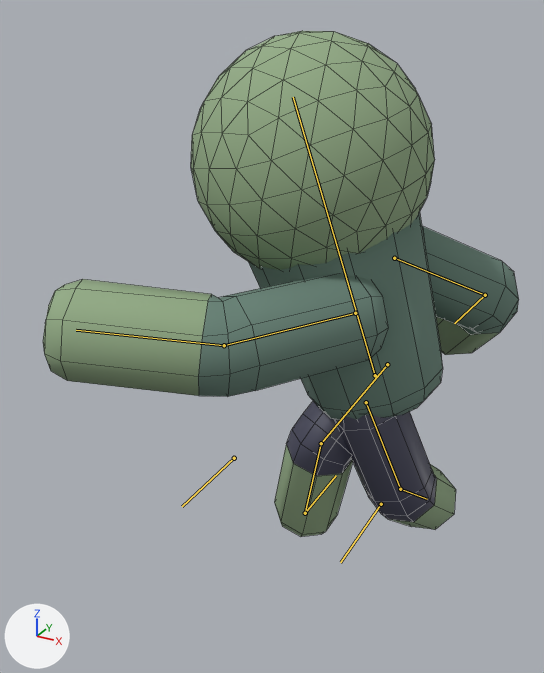
An edit to the Blender file itcs-5232/models/enemy.blend, drawn before and after from the same camera.
Before and after are seen from a 50 mm lens placed at (0.88, -2.422, 1.889), pointed at (-0.287, -0.3, 0.828). Every picture has the same lights, and +X, +Y and +Z are marked at lower left. Both versions are drawn at frame 16 of the action 'Attack'; the numbers are the values there. The bones that bend it are drawn over the model as lines. Mesh edges are drawn as thin lines.
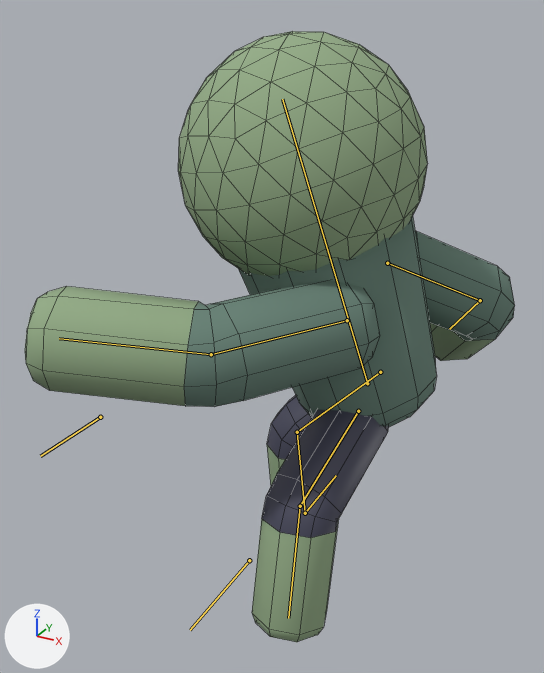
Changed parts and their boxes (x1, y1, x2, y2) in the pictures (544 x 673 px):
'Icosphere', posed (21% taller)
    before: (43, 31, 519, 537)
    after: (25, 31, 515, 642)
bone 'Root', root to tip
    before: (375, 375) to (293, 97)
    after: (367, 383) to (282, 99)
bone 'Target.L', root to tip
    before: (381, 504) to (340, 562)
    after: (249, 560) to (190, 630)
bone 'Target.R', root to tip
    before: (234, 458) to (182, 506)
    after: (100, 417) to (40, 456)

What the commit changed:
Bone 'Root' (bone_root) moves from (0.039, -0.123, 0.129) to (0.039, -0.123, 0.197).
Bone 'LegIK.L' (bone_legik_l) moves from (0.186, 0.137, -0.074) to (0.367, -0.719, -0.14).
Bone 'Target.L' (bone_target_l) moves from (0.0, 0.0, 0.0) to (0.275, 0.334, 0.02).
Bone 'Target.R' (bone_target_r) moves from (0.0, 0.0, 0.0) to (0.538, 0.0, -0.194).
